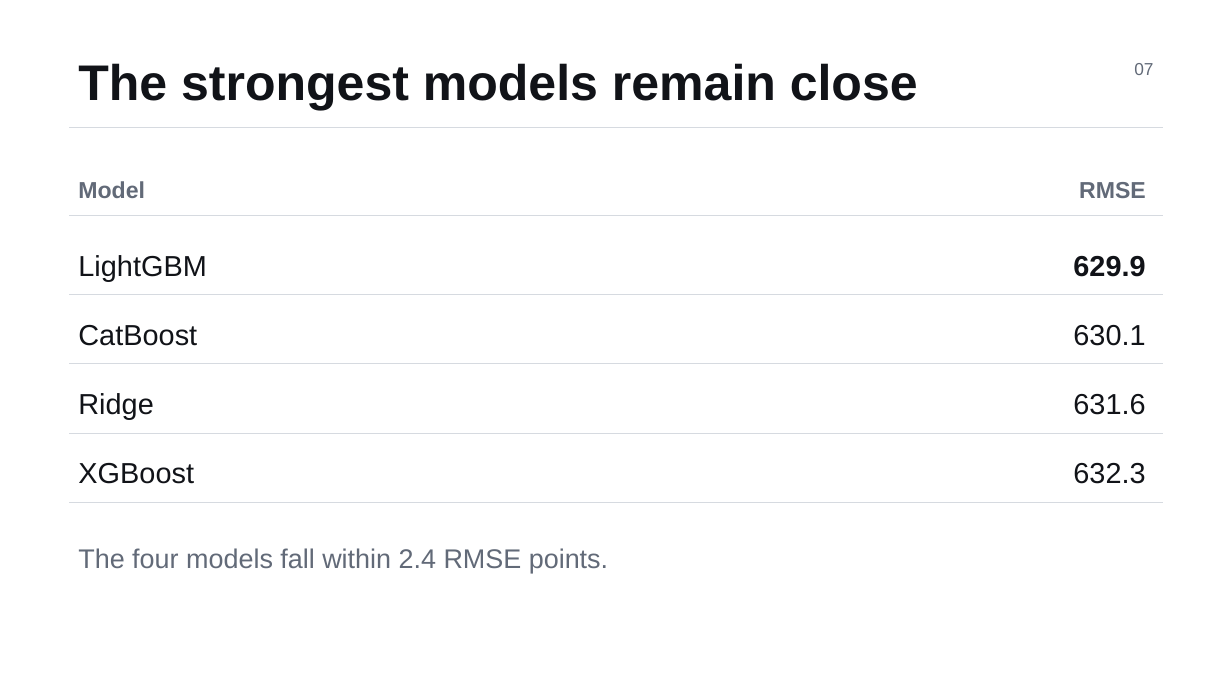
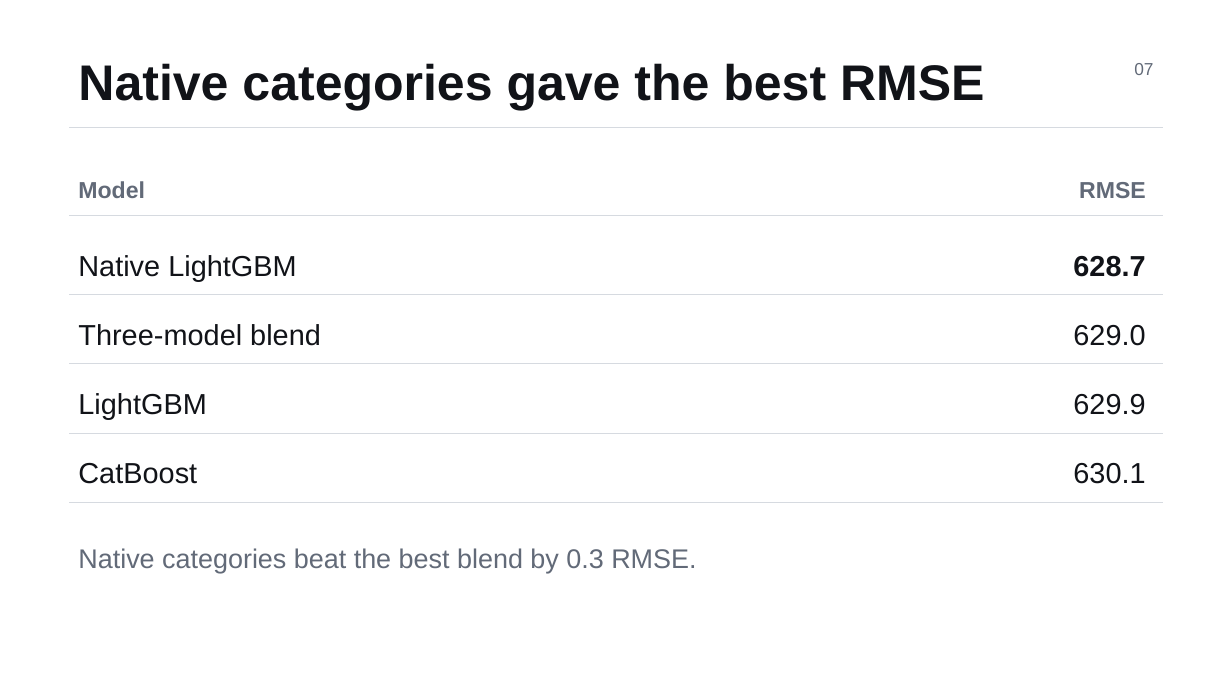
Before and after one commit to 61j3t/spotter-freight-rate-ml, a slide deck: slide 7 of Freight_Rate_Prediction_Minimal.pptx. Drawn at 1232x693 pixels with LibreOffice and Linux fonts; fonts in the diff are those of the drawing. Boxes give left, top, right and bottom in pixels: in the first picture for what was removed or moved away, otherwise in the second. Text is boxed around its words. In the diff, an @@ line names an element or a change of style, - is before the commit and + after.

Commit message:
Benchmark native categorical model and refresh submission

```diff
--- a/Freight_Rate_Prediction_Minimal.pptx
+++ b/Freight_Rate_Prediction_Minimal.pptx
@@ text at (78,63,985,111): text changed @@
-The strongest models remain close
+Native categories gave the best RMSE
@@ text at (78,255,297,281): text changed @@
-LightGBM
+Native LightGBM
@@ text added at (1073,256,1145,277), 22.5 pt, text #111318, bold @@
+628.7
@@ text added at (78,324,321,346), 22.5 pt, text #111318 @@
+Three-model blend
@@ text added at (1073,325,1145,346), 22.5 pt, text #111318 @@
+629.0
@@ text "629.9" at (1073,394,1145,415): bold off @@
@@ text at (78,393,206,419): text changed @@
-Ridge
+LightGBM
@@ text removed at (1073,394,1145,415) @@
-631.6
@@ text removed at (78,463,194,484) @@
-XGBoost
@@ 3 texts: place and size @@
-3 texts at (78,256,1145,346)
+3 texts at (78,394,1145,484)
@@ text removed at (1073,463,1145,484) @@
-632.3
@@ text at (78,548,696,573): text changed @@
-The four models fall within 2.4 RMSE points.
+Native categories beat the best blend by 0.3 RMSE.
```
Also in this commit, not shown: 2 other slides changed, 14 other files.
